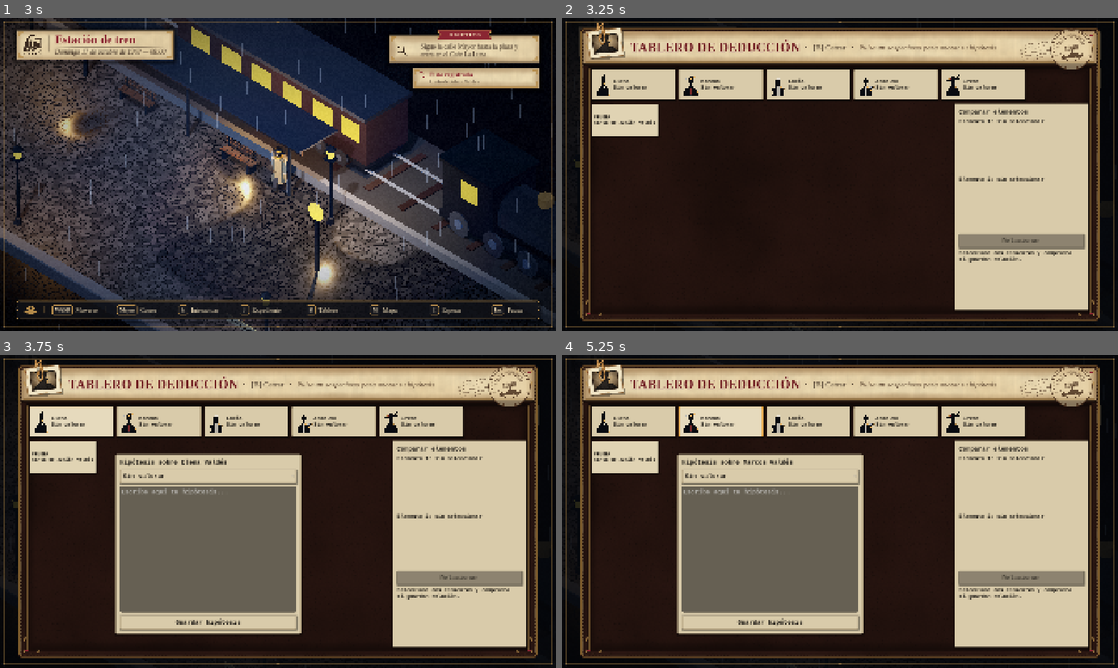
Above: before the commit, frames 1-4 (two rows, left to right).
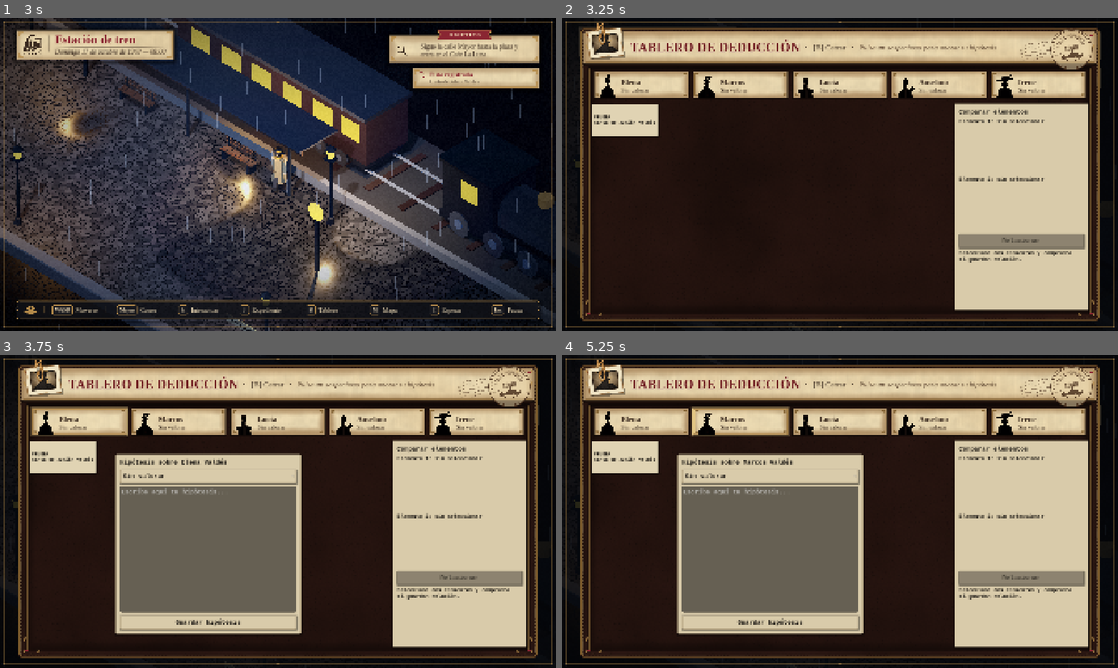
Above: after the commit, the same moments.

Repository: LuisCastillo04/VillaSombria
Game: Godot game, scene res://scenes/main/game.tscn
Same seed, same stepped clock (60 frames per second), same inputs: the game is played once before the commit and once after it. This scene is started directly instead of the project's main scene.
Inputs (mouse positions are in pixels of both pictures, inside the frame that each line leads up to):
- Up to frame 1 (3 s): tap Enter (ui_accept) at 0.5, 0.77, 1.52 s; move the mouse to (400, 158) at 0.52 s; hold D (move_right) 0.53-1.28 s; hold E (interact) 0.53-1.28 s; click (400, 158) at 0.67 s; tap B (open_board) at 0.8, 1.35 s; move the mouse to (166, 190) at 1.27 s; hold S (move_back) 1.28-2.03 s; click (166, 190) at 1.42 s; tap J (open_journal) at 1.55 s; move the mouse to (333, 105) at 2.02 s; hold D (move_right) 2.03-2.78 s; hold J (open_journal) 2.03-2.78 s; click (333, 105) at 2.17 s; tap E (interact) at 2.3, 2.85 s; move the mouse to (250, 237) at 2.77 s; hold W (move_forward) from 2.78 s (still down); click (250, 237) at 2.92 s
- Up to frame 2 (3.25 s): keep holding W (move_forward); tap Enter (ui_accept) at 3.02 s; tap B (open_board) at 3.05 s
- Up to frame 3 (3.75 s): release W (move_forward) at 3.5 s; click (72, 420) at 3.5 s, where only the run before the commit has a clickable "Elena Sin valorar"
- Up to frame 4 (5.25 s): click (767, 549) at 4.27 s; type "Alex" at 4.35 s; click (723, 420) at 5 s, where only the run before the commit has a clickable "Marcos Sin valorar"

Frame 1 is identical in both runs. In frame 2, 5.8% of the frame differs, in the area x 5-95%, y 16-26%; in frame 3, 5.9%; in frame 4, 6.0%.

Commit message:
feat(tablero): redisenar tarjetas de sospechosos
- BoardSuspectCard: pergamino con marco oscuro y filete dorado, silueta,
  nombre corto y valoracion. Principal sospechoso en burdeos con chincheta
  roja, Sospechoso con chincheta de laton y Descartado con el papel apagado
  y la silueta tachada sin tocar el texto.
- La seleccion (brillo dorado) es solo de la interfaz y no cambia la
  valoracion; un destello confirma lo guardado y un lapiz marca borradores.
- BoardSuspectRow genera las fichas a partir de los sospechosos del caso y
  se desplaza en horizontal si no caben.

Diff:
--- a/new-game-project/scenes/ui/board_ui.tscn
+++ b/new-game-project/scenes/ui/board_ui.tscn
@@ -43,10 +43,6 @@
 offset_bottom = 1046.0
 mouse_filter = 2
 script = ExtResource("3")
-
-[node name="Suspects" type="HBoxContainer" parent="Root/Board"]
-layout_mode = 0
-theme_override_constants/separation = 12
 
 [node name="CardArea" type="Control" parent="Root/Board"]
 clip_contents = true
--- /dev/null
+++ b/new-game-project/scripts/ui/board/board_suspect_card.gd
@@ -0,0 +1,228 @@
+class_name BoardSuspectCard
+extends Button
+## Ficha de un sospechoso en la fila superior del tablero: pergamino con marco oscuro y filete dorado,
+## su silueta, el nombre corto y la valoración que le dio el jugador.
+##
+## Dos estados independientes:
+## - la valoración (`status`), que es de la partida: «Principal sospechoso» va en burdeos con una
+##   chincheta roja, «Sospechoso» lleva una de latón y «Descartado» apaga el papel y cruza la silueta
+##   sin tocar el texto, que se sigue leyendo;
+## - la selección (`selected`), que es sólo de la interfaz: la ficha cuya hipótesis se está anotando
+##   se ilumina en dorado. Elegir una ficha nunca cambia su valoración.
+##
+## Si el jugador dejó una hipótesis a medias, un lápiz en la esquina lo recuerda.
+
+const PARCHMENT_SHADER := preload("res://assets/shaders/parchment.gdshader")
+const GLOW_SIZE := 7.0
+const RADIUS := 4.0
+
+var suspect_id := ""
+var status := ""
+var selected := false
+var has_draft := false
+
+## Brillo dorado de la selección y destello al guardar, de 0 a 1. Los animan las transiciones.
+var glow := 0.0:
+	set(value):
+		glow = value
+		_back.queue_redraw()
+		queue_redraw()
+var flash := 0.0:
+	set(value):
+		flash = value
+		_back.queue_redraw()
+		queue_redraw()
+
+var _back: Control
+var _paper: ColorRect
+var _paper_material: ShaderMaterial
+var _content: HBoxContainer
+var _portrait: TextureRect
+var _name: Label
+var _status: Label
+var _tween: Tween
+
+
+func _init() -> void:
+	focus_mode = Control.FOCUS_ALL
+	mouse_default_cursor_shape = Control.CURSOR_POINTING_HAND
+	custom_minimum_size = Vector2(BoardStyle.SUSPECT_CARD_MIN_WIDTH, BoardStyle.SUSPECT_CARD_HEIGHT)
+	size_flags_horizontal = Control.SIZE_EXPAND_FILL
+	size_flags_vertical = Control.SIZE_SHRINK_CENTER
+	var empty := StyleBoxEmpty.new()
+	for state: String in ["normal", "hover", "pressed", "hover_pressed", "disabled"]:
+		add_theme_stylebox_override(state, empty)
+	add_theme_stylebox_override("focus", BoardStyle.focus_ring(int(RADIUS)))
+	# Por detrás, primero el brillo y la sombra y después el papel; el marco lo pinta la ficha.
+	_back = Control.new()
+	_back.name = "Back"
+	_back.show_behind_parent = true
+	_back.mouse_filter = Control.MOUSE_FILTER_IGNORE
+	_back.draw.connect(_draw_back)
+	add_child(_back, false, Node.INTERNAL_MODE_FRONT)
+	_paper_material = ShaderMaterial.new()
+	_paper_material.shader = PARCHMENT_SHADER
+	_paper_material.set_shader_parameter("stain_color", BoardStyle.PARCHMENT_STAIN)
+	_paper_material.set_shader_parameter("edge_color", BoardStyle.PARCHMENT_EDGE)
+	_paper_material.set_shader_parameter("corner_radius", RADIUS)
+	_paper_material.set_shader_parameter("edge_width", 26.0)
+	_paper = ColorRect.new()
+	_paper.name = "Paper"
+	_paper.material = _paper_material
+	_paper.show_behind_parent = true
+	_paper.mouse_filter = Control.MOUSE_FILTER_IGNORE
+	add_child(_paper, false, Node.INTERNAL_MODE_FRONT)
+	_content = HBoxContainer.new()
+	_content.name = "Content"
+	_content.mouse_filter = Control.MOUSE_FILTER_IGNORE
+	_content.add_theme_constant_override("separation", 14)
+	_portrait = TextureRect.new()
+	_portrait.name = "Portrait"
+	_portrait.expand_mode = TextureRect.EXPAND_IGNORE_SIZE
+	_portrait.stretch_mode = TextureRect.STRETCH_KEEP_ASPECT_CENTERED
+	_portrait.custom_minimum_size = BoardStyle.SUSPECT_PORTRAIT
+	_portrait.size_flags_vertical = Control.SIZE_SHRINK_END
+	_portrait.mouse_filter = Control.MOUSE_FILTER_IGNORE
+	_content.add_child(_portrait)
+	var texts := VBoxContainer.new()
+	texts.size_flags_horizontal = Control.SIZE_EXPAND_FILL
+	texts.alignment = BoxContainer.ALIGNMENT_CENTER
+	texts.add_theme_constant_override("separation", 0)
+	texts.mouse_filter = Control.MOUSE_FILTER_IGNORE
+	_name = BoardStyle.make_label("", BoardStyle.heading_font(), BoardStyle.SUSPECT_NAME_SIZE, BoardStyle.INK)
+	_name.text_overrun_behavior = TextServer.OVERRUN_TRIM_ELLIPSIS
+	_name.clip_text = true
+	texts.add_child(_name)
+	_status = BoardStyle.make_label("", BoardStyle.body_font(), BoardStyle.SUSPECT_STATUS_SIZE, BoardStyle.INK)
+	_status.text_overrun_behavior = TextServer.OVERRUN_TRIM_ELLIPSIS
+	_status.clip_text = true
+	texts.add_child(_status)
+	_content.add_child(texts)
+	add_child(_content)
+	mouse_entered.connect(queue_redraw)
+	mouse_exited.connect(queue_redraw)
+	focus_entered.connect(queue_redraw)
+	focus_exited.connect(queue_redraw)
+
+
+## Rellena la ficha con una entrada de `BoardInfo.suspects()`.
+func setup(entry: Dictionary) -> void:
+	suspect_id = entry.get("id", "")
+	name = "Suspect_%s" % suspect_id
+	_name.text = entry.get("short", entry.get("name", ""))
+	tooltip_text = ""
+	_portrait.texture = JournalInfo.portrait(entry.get("portrait", ""), JournalInfo.PORTRAIT_BUST)
+	_paper_material.set_shader_parameter("seed", float(hash(suspect_id) % 89) * 0.41)
+	set_status(entry.get("status", ""))
+
+
+## Pinta la valoración. Sólo cambia el aspecto: la valoración la guarda la partida.
+func set_status(new_status: String) -> void:
+	status = new_status
+	_status.text = BoardInfo.status_label(status)
+	var discarded := status == "descartado"
+	var principal := status == "principal"
+	var ink := BoardStyle.DISCARDED_INK if discarded else BoardStyle.INK
+	_name.add_theme_color_override("font_color", ink)
+	_status.add_theme_color_override("font_color", BoardStyle.BURGUNDY if principal else ink)
+	_status.add_theme_font_override("font", BoardStyle.italic_font() if principal or discarded else BoardStyle.body_font())
+	_portrait.modulate = Color(0.32, 0.27, 0.23, 0.75) if discarded else Color(0.09, 0.06, 0.05)
+	_paper_material.set_shader_parameter("base_color", BoardStyle.DISCARDED_PAPER if discarded else BoardStyle.PARCHMENT)
+	queue_redraw()
+
+
+func set_selected(value: bool, animate: bool = true) -> void:
+	selected = value
+	if _tween != null:
+		_tween.kill()
+	var target := 1.0 if value else 0.0
+	if animate and is_inside_tree():
+		_tween = create_tween().set_trans(Tween.TRANS_SINE).set_ease(Tween.EASE_OUT)
+		_tween.tween_property(self, "glow", target, BoardStyle.SELECT_SECONDS)
+	else:
+		glow = target
+
+
+func set_draft(value: bool) -> void:
+	has_draft = value
+	queue_redraw()
+
+
+## Destello dorado breve: la valoración o la hipótesis se acaban de guardar.
+func pulse() -> void:
+	if not is_inside_tree():
+		return
+	flash = 1.0
+	create_tween().set_trans(Tween.TRANS_SINE).set_ease(Tween.EASE_OUT).tween_property(self, "flash", 0.0, BoardStyle.PULSE_SECONDS)
+
+
+func get_name_text() -> String:
+	return _name.text
+
+
+func get_status_text() -> String:
+	return _status.text
+
+
+func get_status_color() -> Color:
+	return _status.get_theme_color("font_color")
+
+
+func _notification(what: int) -> void:
+	if what == NOTIFICATION_RESIZED:
+		_layout()
+
+
+func _layout() -> void:
+	var rect := Rect2(Vector2.ZERO, size)
+	_back.position = Vector2.ZERO
+	_back.size = size
+	_paper.position = Vector2.ZERO
+	_paper.size = size
+	_paper_material.set_shader_parameter("rect_size", size)
+	_content.position = Vector2(16.0, 6.0)
+	_content.size = rect.size - Vector2(16.0 + 26.0, 6.0)
+
+
+func _draw_back() -> void:
+	var rect := Rect2(Vector2.ZERO, size)
+	var light := maxf(glow, flash)
+	if light > 0.0:
+		for ring in 4:
+			var spread := 1.5 + ring * (GLOW_SIZE / 4.0)
+			_back.draw_rect(rect.grow(spread), Color(BoardStyle.GOLD_LIGHT, 0.3 * light * (1.0 - ring / 4.0)))
+	_back.draw_rect(Rect2(rect.position + Vector2(0.0, 4.0), rect.size), Color(0.0, 0.0, 0.0, 0.4))
+	_back.draw_rect(Rect2(rect.position + Vector2(2.0, 2.0), rect.size), Color(0.0, 0.0, 0.0, 0.25))
+
+
+func _draw() -> void:
+	var rect := Rect2(Vector2.ZERO, size)
+	var light := maxf(glow, flash)
+	if light > 0.0:
+		draw_rect(rect, Color(1.0, 0.96, 0.82, 0.12 * light))
+	var hovered := is_hovered() and not selected
+	draw_rect(rect.grow(-1.0), BoardStyle.FRAME, false, 2.0, true)
+	if light > 0.0:
+		draw_rect(rect.grow(0.5), Color(BoardStyle.GOLD_LIGHT, light), false, 3.0, true)
+		draw_rect(rect.grow(-2.5), Color(BoardStyle.GOLD, light * 0.8), false, 1.4, true)
+	var filet := BoardStyle.GOLD_LIGHT if light > 0.5 else (BoardStyle.GOLD if hovered else Color(BoardStyle.GOLD_DARK, 0.8))
+	draw_rect(rect.grow(-5.0), filet, false, 1.2, true)
+	HudOrnaments.draw_corner_brackets(self, rect.grow(-8.5), 10.0, Color(BoardStyle.GOLD_DARK, 0.85), 1.2)
+	var corner := Vector2(size.x - 18.0, 16.0)
+	match status:
+		"principal":
+			BoardOrnaments.draw_pin(self, corner, BoardStyle.PINS["pista"], 7.0)
+		"sospechoso":
+			BoardOrnaments.draw_pin(self, corner, BoardStyle.BRASS, 6.0)
+		"descartado":
+			_draw_cross(Rect2(_content.position + _portrait.position, _portrait.size).grow(-10.0))
+	if has_draft:
+		var pencil := BoardStyle.icon("nota")
+		draw_texture_rect(pencil, Rect2(Vector2(size.x - 34.0, size.y - 32.0), Vector2(22.0, 22.0)), false, Color(BoardStyle.BURGUNDY_INK, 0.85))
+
+
+## Aspa de tinta sobre la silueta de un descartado, sin tocar el nombre ni la valoración.
+func _draw_cross(area: Rect2) -> void:
+	var ink := Color(BoardStyle.BURGUNDY, 0.55)
+	draw_line(area.position, area.end, ink, 3.0, true)
+	draw_line(Vector2(area.end.x, area.position.y), Vector2(area.position.x, area.end.y), ink, 3.0, true)
--- /dev/null
+++ b/new-game-project/scripts/ui/board/board_suspect_row.gd
@@ -0,0 +1,84 @@
+class_name BoardSuspectRow
+extends ScrollContainer
+## Fila de sospechosos del tablero. Las fichas salen de los sospechosos del caso (`BoardInfo`), no de
+## una lista fija: con más sospechosos de los que caben, la fila se desplaza en horizontal (también
+## al recorrerla con el teclado); con menos, las fichas se reparten el ancho.
+
+signal suspect_pressed(suspect_id: String)
+
+var _box: HBoxContainer
+var _cards: Dictionary = {}
+var _selected := ""
+
+
+func _init() -> void:
+	name = "Suspects"
+	follow_focus = true
+	horizontal_scroll_mode = ScrollContainer.SCROLL_MODE_AUTO
+	BoardStyle.style_hscroll(self)
+	var margin := MarginContainer.new()
+	margin.name = "Margin"
+	margin.size_flags_horizontal = Control.SIZE_EXPAND_FILL
+	margin.size_flags_vertical = Control.SIZE_EXPAND_FILL
+	margin.mouse_filter = Control.MOUSE_FILTER_IGNORE
+	# Sitio para el brillo de la ficha elegida, que la fila recortaría.
+	for side: String in ["margin_left", "margin_right"]:
+		margin.add_theme_constant_override(side, 8)
+	for side: String in ["margin_top", "margin_bottom"]:
+		margin.add_theme_constant_override(side, 5)
+	_box = HBoxContainer.new()
+	_box.name = "Cards"
+	_box.add_theme_constant_override("separation", int(BoardStyle.SUSPECT_GAP))
+	_box.mouse_filter = Control.MOUSE_FILTER_IGNORE
+	margin.add_child(_box)
+	add_child(margin)
+
+
+## Vuelve a leer los sospechosos y sus valoraciones. Las fichas se conservan si los sospechosos son
+## los mismos; `drafts` dice cuáles tienen una hipótesis a medias.
+func refresh(drafts: Array = []) -> void:
+	var entries := BoardInfo.suspects()
+	var ids := entries.map(func(entry: Dictionary) -> String: return entry["id"])
+	if ids != _cards.keys():
+		for card: BoardSuspectCard in _cards.values():
+			_box.remove_child(card)
+			card.queue_free()
+		_cards.clear()
+		for entry in entries:
+			var card := BoardSuspectCard.new()
+			card.pressed.connect(func() -> void: suspect_pressed.emit(card.suspect_id))
+			_box.add_child(card)
+			_cards[entry["id"]] = card
+	for entry in entries:
+		var card: BoardSuspectCard = _cards[entry["id"]]
+		card.setup(entry)
+		card.set_draft(drafts.has(entry["id"]))
+		card.set_selected(entry["id"] == _selected, false)
+
+
+## Ilumina la ficha cuya hipótesis se anota; vacío, ninguna.
+func set_selected(suspect_id: String, animate: bool = true) -> void:
+	_selected = suspect_id
+	for id: String in _cards:
+		var card: BoardSuspectCard = _cards[id]
+		if card.selected != (id == suspect_id):
+			card.set_selected(id == suspect_id, animate)
+
+
+func get_selected() -> String:
+	return _selected
+
+
+func get_card(suspect_id: String) -> BoardSuspectCard:
+	return _cards.get(suspect_id)
+
+
+func get_cards() -> Array[BoardSuspectCard]:
+	var cards: Array[BoardSuspectCard] = []
+	for card: BoardSuspectCard in _cards.values():
+		cards.append(card)
+	return cards
+
+
+func get_suspect_ids() -> PackedStringArray:
+	return PackedStringArray(_cards.keys())
--- a/new-game-project/scripts/ui/board_ui.gd
+++ b/new-game-project/scripts/ui/board_ui.gd
@@ -21,12 +21,12 @@
 var _selection: Array[String] = []
 var _cards: Dictionary = {}
 var _hypothesis_suspect := ""
+var _suspect_row: BoardSuspectRow
 
 @onready var _root: Control = $Root
 @onready var _dim: ColorRect = $Root/Dim
 @onready var _board: BoardFrame = $Root/Board
 @onready var _shield: Control = $Root/Shield
-@onready var _suspects: HBoxContainer = $Root/Board/Suspects
 @onready var _scroll: ScrollContainer = $Root/Board/CardArea/CardScroll
 @onready var _grid: GridContainer = $Root/Board/CardArea/CardScroll/Cards
 @onready var _strings: Control = $Root/Board/CardArea/Strings
@@ -44,7 +44,9 @@
 func _ready() -> void:
 	_root.theme = UiTheme.get_theme()
 	_dim.color = BoardStyle.DIM
-	_board.set_parts(_suspects, $Root/Board/CardArea, $Root/Board/Side, _note_panel)
+	_suspect_row = BoardSuspectRow.new()
+	_suspect_row.suspect_pressed.connect(open_hypothesis)
+	_board.set_parts(_suspect_row, $Root/Board/CardArea, $Root/Board/Side, _note_panel)
 	_board.header.close_pressed.connect(close)
 	_root.resized.connect(_layout)
 	_shield.hide()
@@ -66,7 +68,7 @@
 	_result.text = HINT
 	_board.header.refresh_keys()
 	_root.show()
-	_note_panel.hide()
+	close_hypothesis()
 	_layout()
 	_rebuild()
 
@@ -93,6 +95,10 @@
 
 func get_board() -> BoardFrame:
 	return _board
+
+
+func get_suspect_row() -> BoardSuspectRow:
+	return _suspect_row
 
 
 ## El tablero ocupa la pantalla con un margen y sin pasar de un ancho máximo, centrado.
@@ -165,24 +171,7 @@
 
 
 func _build_suspects() -> void:
-	for child in _suspects.get_children():
-		_suspects.remove_child(child)
-		child.queue_free()
-	for suspect in BoardInfo.suspects():
-		var card := Button.new()
-		var status: String = suspect["status"]
-		card.text = "%s\n%s" % [suspect["short"], suspect["status_label"]]
-		card.icon = load(suspect["portrait"])
-		card.expand_icon = true
-		card.custom_minimum_size = Vector2(290.0, 104.0)
-		card.alignment = HORIZONTAL_ALIGNMENT_LEFT
-		card.add_theme_font_size_override("font_size", 18)
-		if status == "descartado":
-			card.modulate = Color(0.72, 0.72, 0.72)
-		elif status == "principal":
-			card.add_theme_color_override("font_color", UiTheme.STAMP)
-		card.pressed.connect(open_hypothesis.bind(suspect["id"]))
-		_suspects.add_child(card)
+	_suspect_row.refresh()
 
 
 func _build_cards() -> void:
@@ -262,14 +251,17 @@
 	_note_status.select(Investigation.HYPOTHESIS_STATUSES.find(hypothesis["status"]))
 	_note_text.text = hypothesis["note"]
 	_note_panel.show()
+	_suspect_row.set_selected(suspect_id)
 
 
 func close_hypothesis() -> void:
 	_note_panel.hide()
+	_suspect_row.set_selected("")
 
 
 func save_hypothesis() -> void:
 	var status := Investigation.HYPOTHESIS_STATUSES[_note_status.selected]
 	if Investigation.set_hypothesis(_hypothesis_suspect, status, _note_text.text):
-		_note_panel.hide()
+		close_hypothesis()
 		_build_suspects()
+		_suspect_row.get_card(_hypothesis_suspect).pulse()
Not shown, added: new-game-project/scripts/ui/board/board_suspect_card.gd.uid
Not shown, added: new-game-project/scripts/ui/board/board_suspect_row.gd.uid
